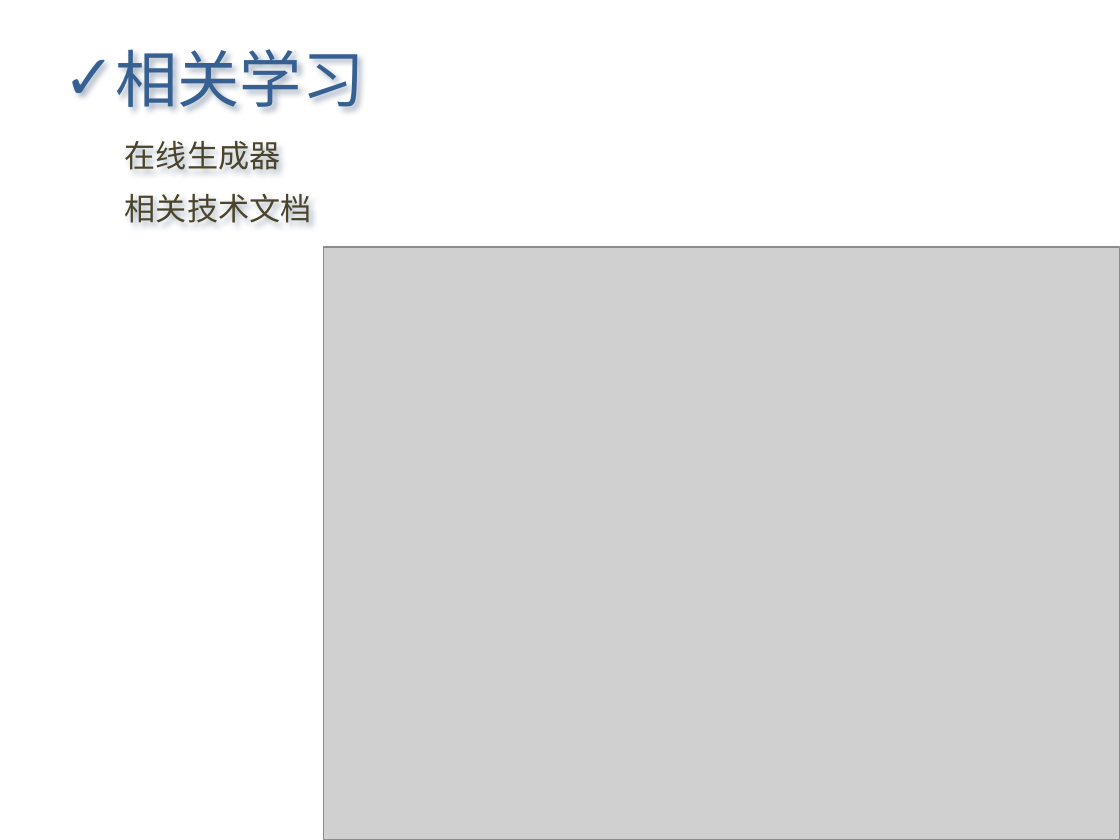
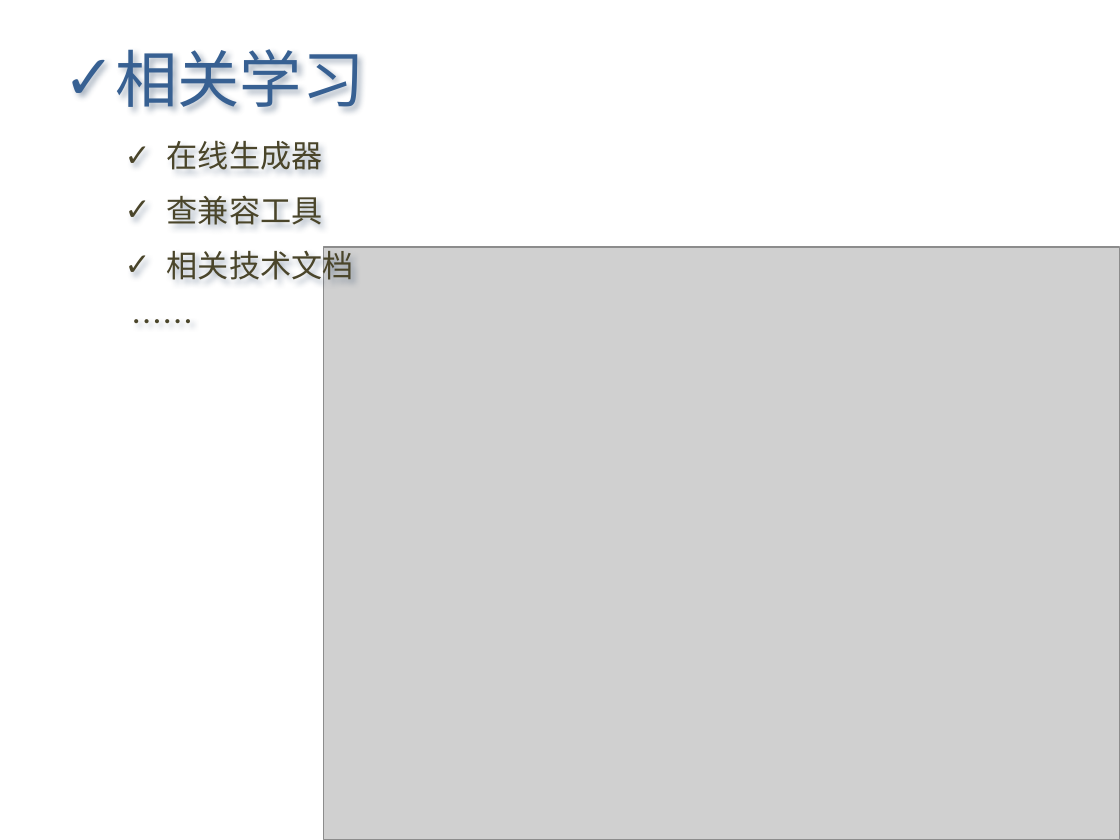
Before and after one commit to Letractively/feng33, a slide deck: slide 18 of ppt/css3知多少2011-06-23.pptx (slide 17 before the commit). Drawn at 1120x840 pixels with LibreOffice and Linux fonts; fonts in the diff are those of the drawing; grey boxes stand for pictures. Boxes give left, top, right and bottom in pixels: in the first picture for what was removed or moved away, otherwise in the second. Text is boxed around its words. In the diff, an @@ line names an element or a change of style, - is before the commit and + after.

```diff
--- a/ppt/css3知多少2011-06-23.pptx
+++ b/ppt/css3知多少2011-06-23.pptx
@@ text "在线生成器" at (167, 141, 323, 170): bullet none to ✓ @@
@@ text added at (167, 196, 323, 225), 20 pt, text #4A452A @@
+✓ 查兼容工具
@@ text "相关技术文档" at (167, 246, 354, 285): bullet none to ✓ @@
@@ text "相关技术文档": place and size @@
-text "相关技术文档" at (125, 194, 312, 223)
+text "相关技术文档" at (167, 246, 354, 285)
@@ text added at (120, 297, 784, 346), 20 pt, text #4A452A @@
+……
```
Also in this commit, not shown: 7 other slides changed, 2 slides added, 1 slide removed.
